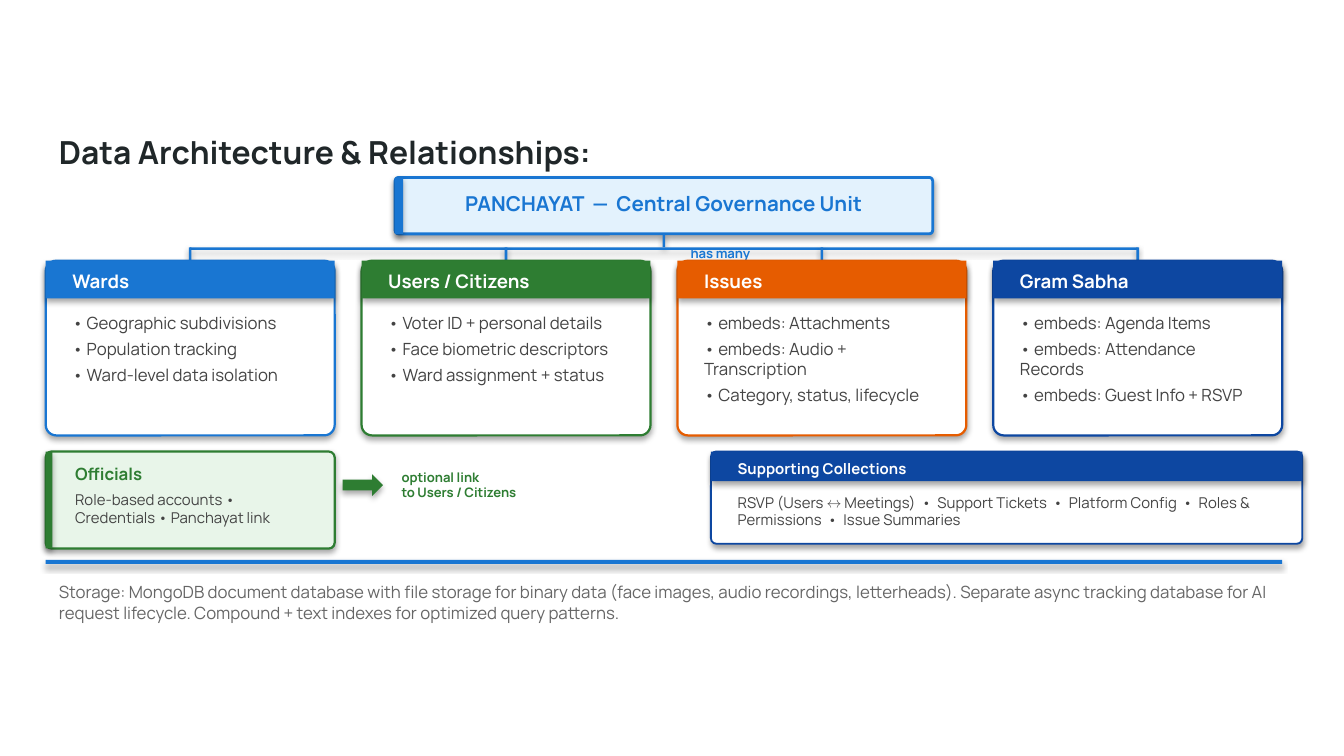
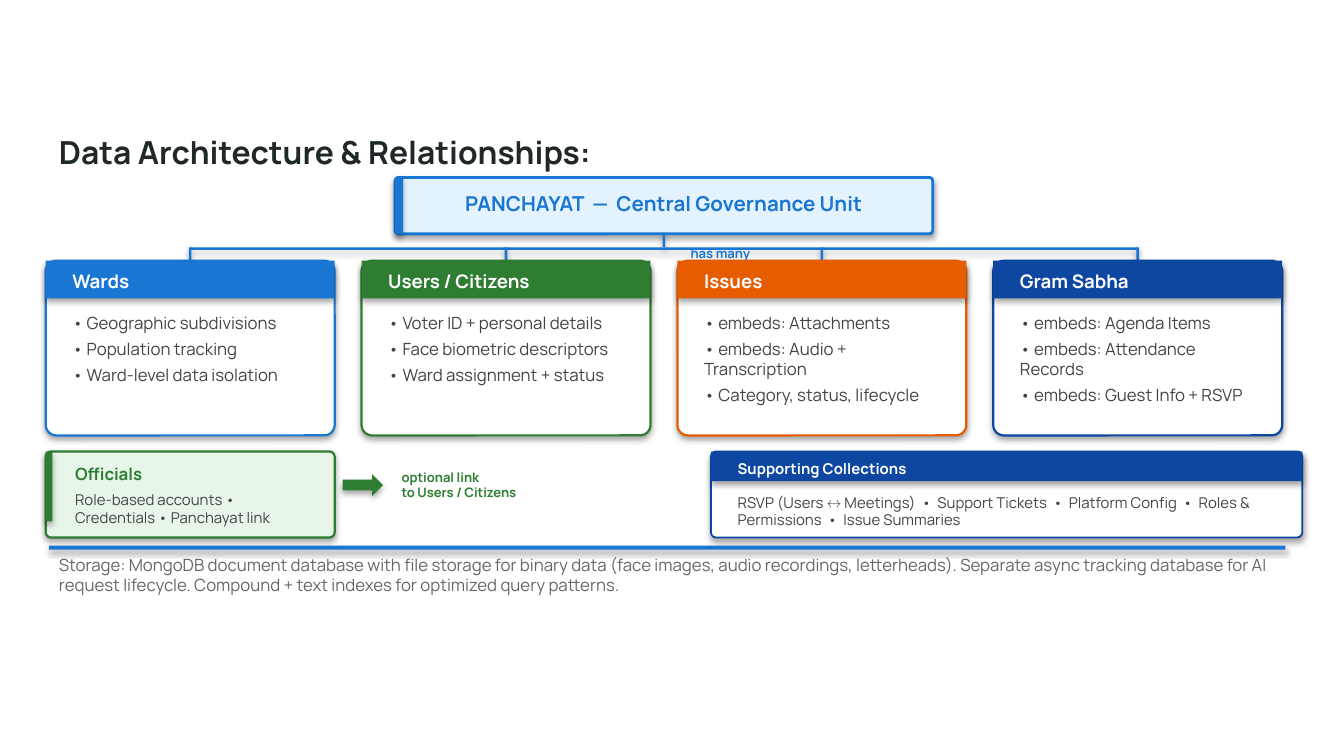
Before and after one commit to anshuljain90/ai4bharat-empowerpanchayat, a slide deck: slide 8 of eGramSabha_Hackathon_Submission.pptx. Drawn at 1344x756 pixels with LibreOffice and Linux fonts; fonts in the diff are those of the drawing; background and template pictures are left out. Boxes give left, top, right and bottom in pixels: in the first picture for what was removed or moved away, otherwise in the second. Text is boxed around its words. In the diff, an @@ line names an element or a change of style, - is before the commit and + after.

Commit message:
Update eGramSabha hackathon submission files and enhance system architecture documentation

```diff
--- a/eGramSabha_Hackathon_Submission.pptx
+++ b/eGramSabha_Hackathon_Submission.pptx
@@ rounded rectangle: place and size @@
-rounded rectangle at (46, 452, 335, 548)
+rounded rectangle at (46, 452, 335, 538)
@@ rectangle: place and size @@
-rectangle at (46, 452, 52, 548)
+rectangle at (46, 452, 52, 521)
@@ rounded rectangle: place and size @@
-rounded rectangle at (711, 452, 1302, 544)
+rounded rectangle at (711, 452, 1302, 538)
@@ text "Storage: MongoDB document database with ...": place and size @@
-text "Storage: MongoDB document database with ..." at (59, 584, 1267, 623)
+text "Storage: MongoDB document database with ..." at (59, 557, 1267, 595)
@@ rectangle: place and size @@
-rectangle at (46, 560, 1282, 564)
+rectangle at (48, 546, 1285, 550)
```
Also in this commit, not shown: 1 other slide changed, 1 slide added, 1 slide removed, 1 other file.
